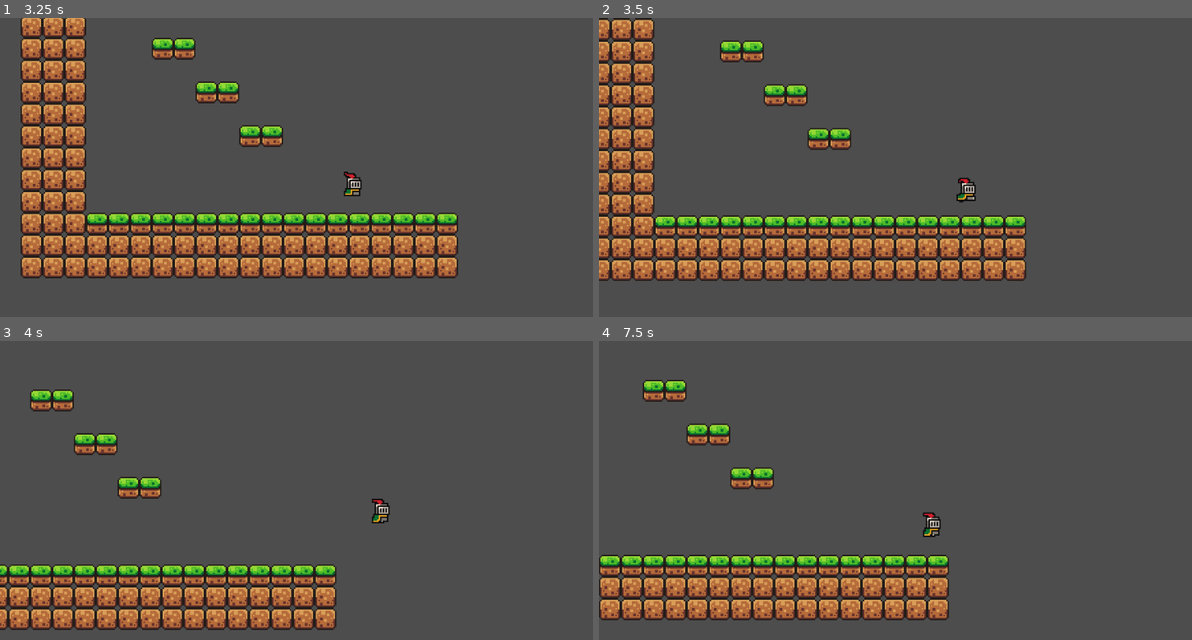
Above: before the commit, frames 1-4 (two rows, left to right).
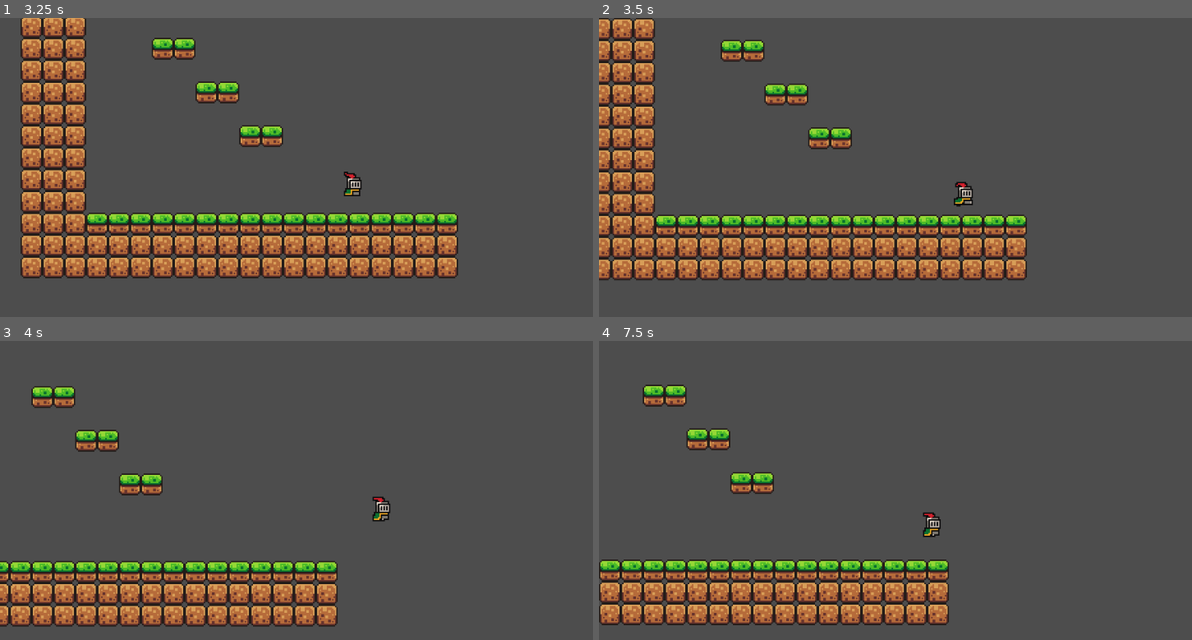
Above: after the commit, the same moments.

Repository: Ofir160/Godot-Platformer
Game: Godot game, scene res://Scenes/game.tscn
The game is run twice, just before and just after one commit, with the same random seed, the same clock (stepped at 60 frames per second) and the same inputs.
Inputs:
- Up to frame 1 (3.25 s): hold Z (jump) 0.53-1.28 s; hold Right (move_right) 0.53-2.03 s; tap C (dash) at 0.6, 1.55, 2.1, 3.05 s; tap Z (jump) at 1.35, 1.52, 1.82, 3.02 s; hold Left (move_left) 2.03-2.78 s; hold Z (jump) 2.03-2.78 s; hold Right (move_right) from 2.78 s (still down); tap Down (look_down) at 2.85 s
- Up to frame 2 (3.5 s): keep holding Right (move_right); tap Z (jump) at 3.32 s
- Up to frame 3 (4 s): keep holding Right (move_right); hold Up (look_up) from 3.53 s (still down); tap Z (jump) at 3.77, 3.8 s
- Up to frame 4 (7.5 s): tap Z (jump) at 4.07, 4.52, 4.82, 6.02, 6.32, 6.77, 6.8, 7.07 s; release Right (move_right) at 4.28 s; release Up (look_up) at 4.28 s; hold Left (move_left) 4.28-5.03 s; tap C (dash) at 4.35, 5.85 s; hold Right (move_right) 5.03-5.78 s; hold Z (jump) 5.03-5.78 s; hold Left (move_left) 5.78-7.28 s; hold Down (look_down) 6.53-7.28 s; hold Right (move_right) from 7.28 s (still down); tap Up (look_up) at 7.35 s

Frame 1 is identical in both runs. In frame 2, 10% of the frame differs, in the area x 0-73%, y 0-88%; in frame 3, 11%; in frame 4, 12%, in the area x 0-60%, y 12-96%.

Commit message:
Messed around with momentum conservation
Also added a down diagonal superwall dash. It worked okayish Its not final.

Diff:
--- a/new-game-project/Resources/camera_stats.tres
+++ b/new-game-project/Resources/camera_stats.tres
@@ -6,8 +6,8 @@
 script = ExtResource("1_37pcq")
 x_damping_strength = 2.0
 y_damping_strength_up = 5.3
-y_damping_strength_down = 25.0
-y_damping_change_time = 1.5
+y_damping_strength_down = 20.0
+y_damping_change_time = 2.0
 y_damping_change_velocity_threshold = 725.0
 bias_length = 75.0
 bias_turnaround_time = 0.8
--- a/new-game-project/Resources/player_stats.tres
+++ b/new-game-project/Resources/player_stats.tres
@@ -53,16 +53,20 @@
 dash_upwards_mult = 0.55
 dash_downwards_mult = 1.3
 dash_horizontal_mult = 0.6
-late_superdash_time = 0.15
+late_superdash_time = 0.175
 superdash_neck_snap_mult = 1.1
 superdash_horizontal_damping = 0.4
 superdash_vertical_damping = 0.3
 superdash_down_force = Vector2(1000, 450)
 superdash_straight_force = Vector2(800, 600)
-superdash_wall_up_force = Vector2(400, 850)
-superdash_wall_diagonal_force = Vector2(450, 600)
-superdash_wall_straight_force = Vector2(1000, 375)
-super_double_jump_delay = 0.14
+superdash_wall_straight_conversion_mult = 0.7
+superdash_wall_diagonal_up_conversion_mult = 0.2
+superdash_wall_diagonal_down_conversion_mult = 0.2
+superdash_wall_up_force = Vector2(400, 700)
+superdash_wall_diagonal_up_force = Vector2(450, 550)
+superdash_wall_diagonal_down_force = Vector2(500, 500)
+superdash_wall_straight_force = Vector2(400, 375)
+super_double_jump_delay = 0.18
 super_double_jump_horizontal_damping = 0.3
 super_double_jump_vertical_damping = 0.1
 super_double_up_force = Vector2(0, 600)
--- a/new-game-project/Scripts/Camera/follow_state.gd
+++ b/new-game-project/Scripts/Camera/follow_state.gd
@@ -47,6 +47,7 @@
 
 	# If the player is now falling lerp the damping strength
 	if player_falling != new_player_falling:
+		print("Started y damping")
 		player_falling = new_player_falling
 		parent.timer_manager.set_timer("Y Damping lerp", stats.y_damping_change_time)
 		starting_y_damping_strength = y_damping_strength
--- a/new-game-project/Scripts/Player/dash_state.gd
+++ b/new-game-project/Scripts/Player/dash_state.gd
@@ -8,6 +8,10 @@
 
 	# Reduced the amount of dashes available
 	PlayerState.dashes_available -= 1
+
+	# Save velocity
+
+	PlayerState.saved_dash_speed = abs(parent.body.velocity.x)
 
 	# Dampen previous velocity
 
--- a/new-game-project/Scripts/Player/player_state.gd
+++ b/new-game-project/Scripts/Player/player_state.gd
@@ -10,6 +10,8 @@
 static var dash_direction : Vector2
 static var superdash_queued : bool
 
+static var saved_dash_speed : float
+
 func enter() -> void:
 	super()
 	parent.sprite.play(animation_name)
--- a/new-game-project/Scripts/Player/player_stats.gd
+++ b/new-game-project/Scripts/Player/player_stats.gd
@@ -77,8 +77,14 @@
 @export var superdash_vertical_damping : float = 0.9
 @export var superdash_down_force : Vector2 = Vector2(1000, 450)
 @export var superdash_straight_force : Vector2 = Vector2(800, 600)
+
+@export_category("Superdash wall Stats")
+@export var superdash_wall_straight_conversion_mult : float = 0.7
+@export var superdash_wall_diagonal_up_conversion_mult : float = 0.3
+@export var superdash_wall_diagonal_down_conversion_mult : float = 0.3
 @export var superdash_wall_up_force : Vector2 = Vector2(200, 750)
-@export var superdash_wall_diagonal_force : Vector2 = Vector2(450, 600)
+@export var superdash_wall_diagonal_up_force : Vector2 = Vector2(450, 600)
+@export var superdash_wall_diagonal_down_force : Vector2 = Vector2(450, 600)
 @export var superdash_wall_straight_force : Vector2 = Vector2(600, 600)
 
 @export_category("Super Double Jump")
--- a/new-game-project/Scripts/Player/super_dash_wall_state.gd
+++ b/new-game-project/Scripts/Player/super_dash_wall_state.gd
@@ -23,14 +23,18 @@
 		# If doing an up superdash
 		parent.body.velocity.y -= stats.superdash_wall_up_force.y
 		parent.body.velocity.x += stats.superdash_wall_up_force.x * -dir
-	elif abs(PlayerState.dash_direction.y) > 0.01:
-		# If doing a diagonal superdash
-		parent.body.velocity.y -= stats.superdash_wall_diagonal_force.y
-		parent.body.velocity.x += stats.superdash_wall_diagonal_force.x * -dir
+	elif PlayerState.dash_direction.y < -0.01:
+		# If doing an up diagonal superdash
+		parent.body.velocity.y -= (stats.superdash_wall_diagonal_up_force.y + PlayerState.saved_dash_speed * stats.superdash_wall_diagonal_up_conversion_mult)
+		parent.body.velocity.x += stats.superdash_wall_diagonal_up_force.x * -dir
+	elif PlayerState.dash_direction.y > 0.01:
+		# If doing a down diagonal superdash
+		parent.body.velocity.y -= stats.superdash_wall_diagonal_down_force.y + PlayerState.saved_dash_speed * stats.superdash_wall_diagonal_down_conversion_mult
+		parent.body.velocity.x += (stats.superdash_wall_diagonal_down_force.x + PlayerState.saved_dash_speed * stats.superdash_wall_diagonal_down_conversion_mult) * -dir
 	else:
 		# If doing a straight superdash
 		parent.body.velocity.y -= stats.superdash_wall_straight_force.y
-		parent.body.velocity.x += stats.superdash_wall_straight_force.x * -dir
+		parent.body.velocity.x += (stats.superdash_wall_straight_force.x + PlayerState.saved_dash_speed * stats.superdash_wall_straight_conversion_mult) * -dir
 
 	# Sets the jump cooldown timer
 	parent.timer_manager.set_timer("Wall jump cooldown", stats.jump_cooldown)
